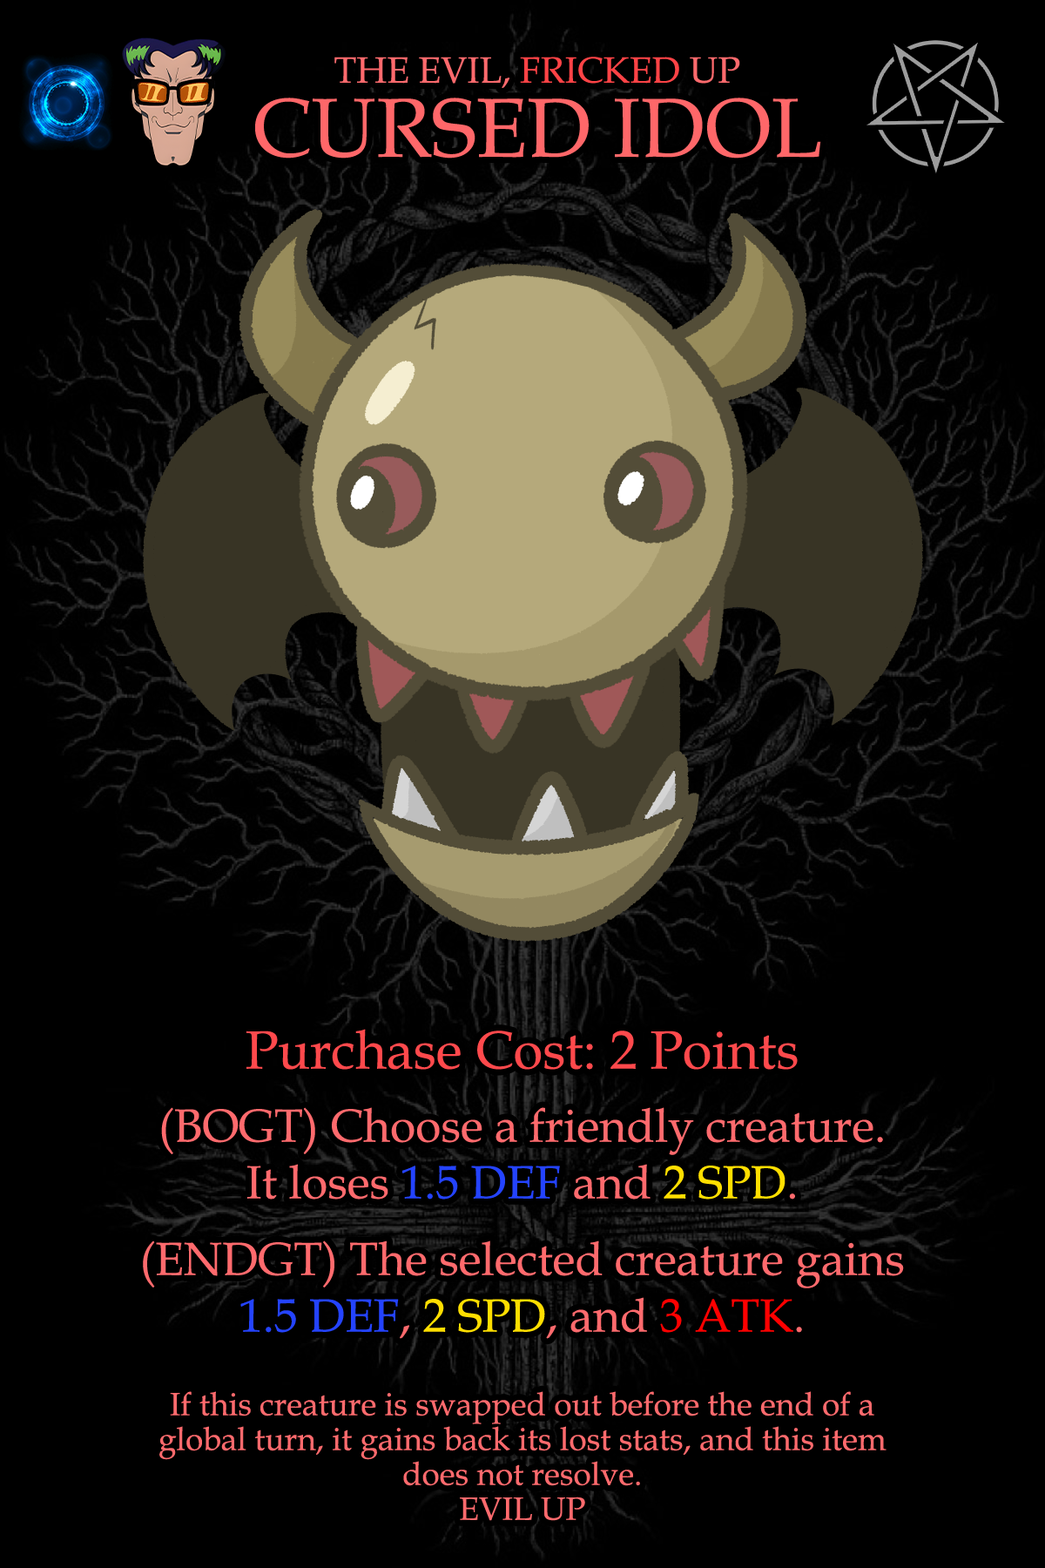
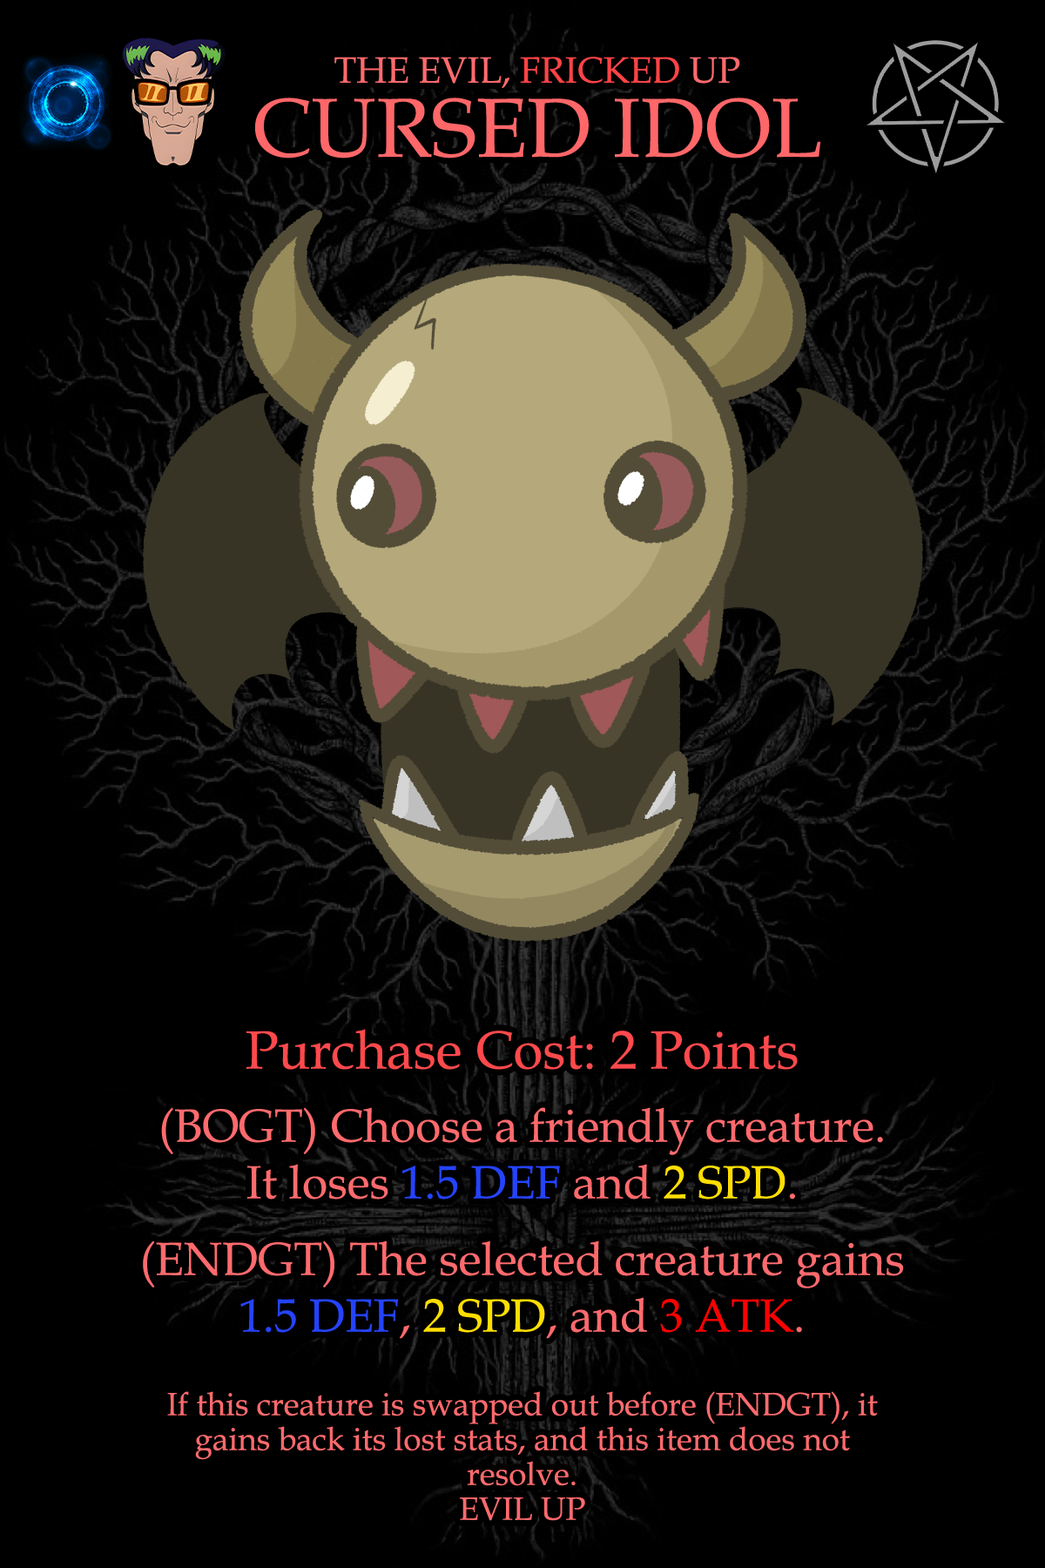
The second 1045×1568 image is a revision of the first. Changes to its layers:
painted on "Ability" over [143, 1051, 887, 1487]